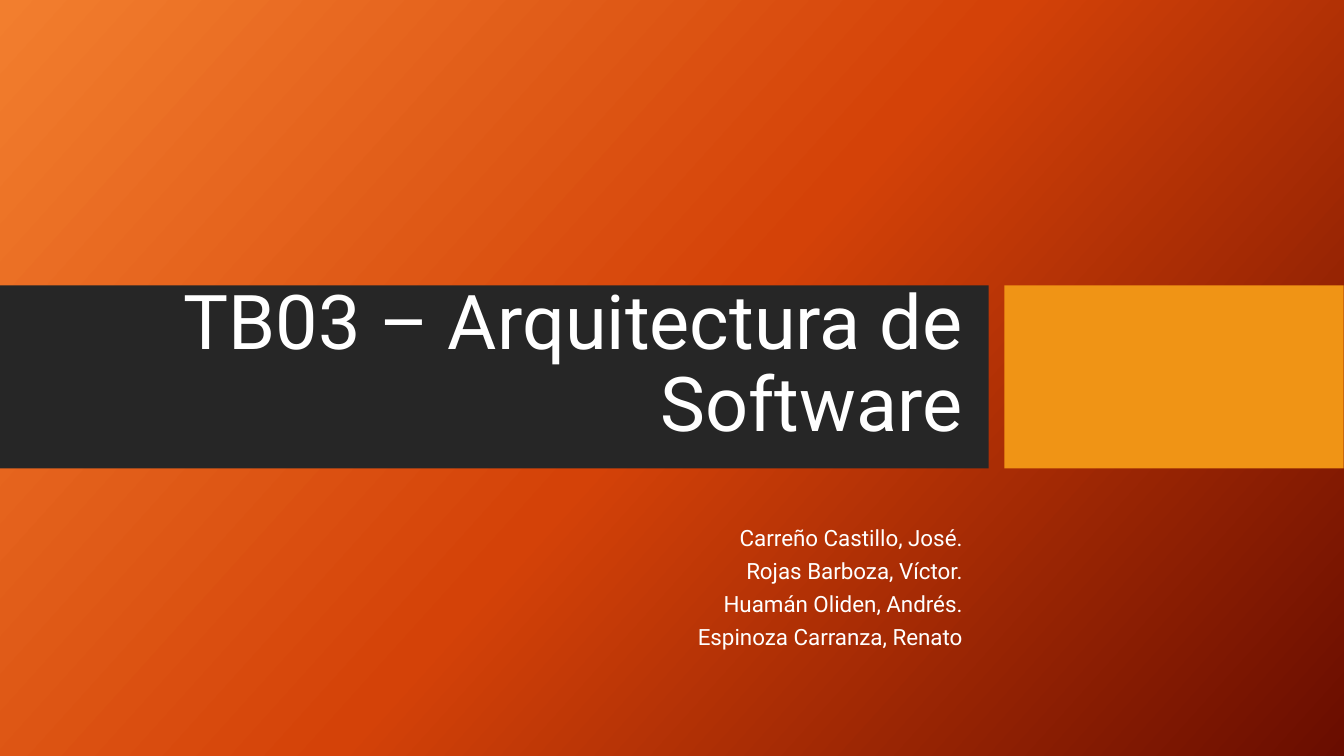
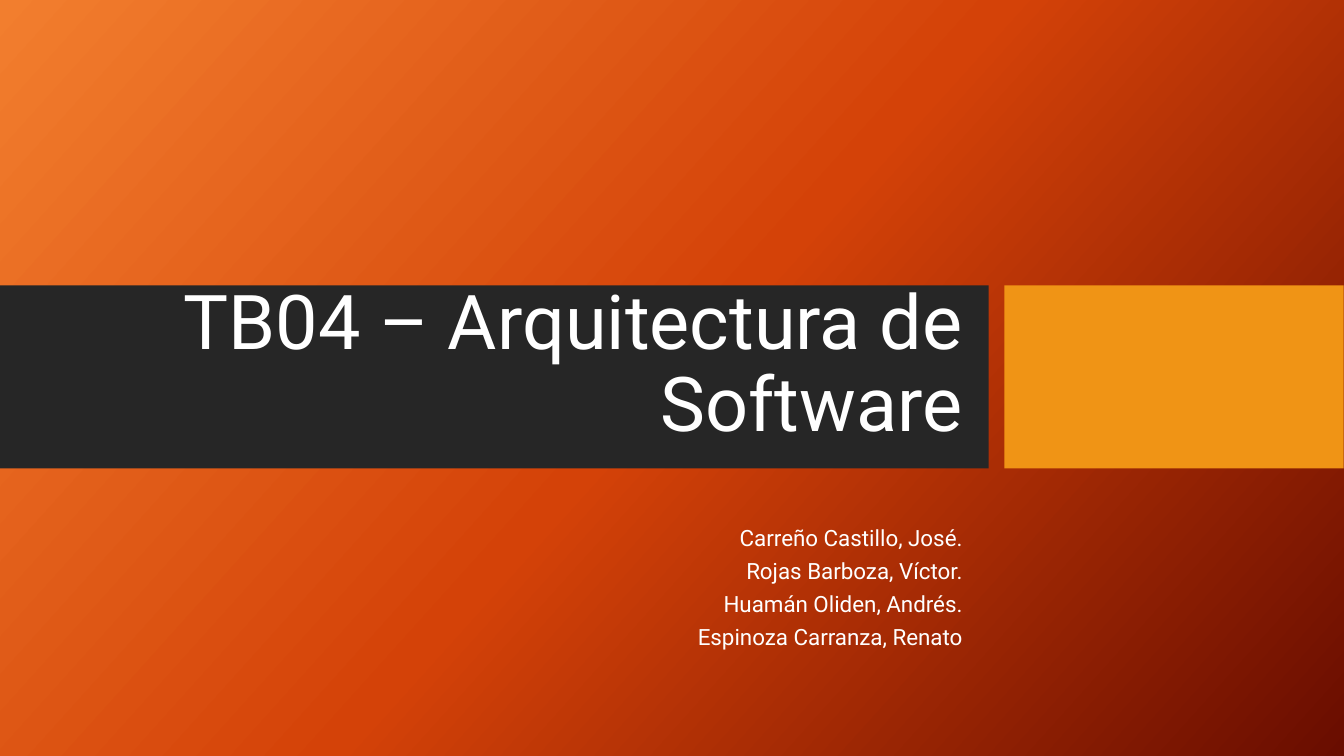
Before and after one commit to GesekCore/Arquitectura-de-Software-2015-01, a slide deck: slide 1 of TB04-Arquitectura-de-Software.pptx. Drawn at 1344x756 pixels with LibreOffice and Linux fonts; fonts in the diff are those of the drawing; background and template pictures are left out. Boxes give left, top, right and bottom in pixels: in the first picture for what was removed or moved away, otherwise in the second. Text is boxed around its words. In the diff, an @@ line names an element or a change of style, - is before the commit and + after.

Commit message:
Tela

```diff
--- a/TB04-Arquitectura-de-Software.pptx
+++ b/TB04-Arquitectura-de-Software.pptx
@@ title at [184, 281, 963, 432]: text changed @@
-TB03 – Arquitectura de Software
+TB04 – Arquitectura de Software
```
